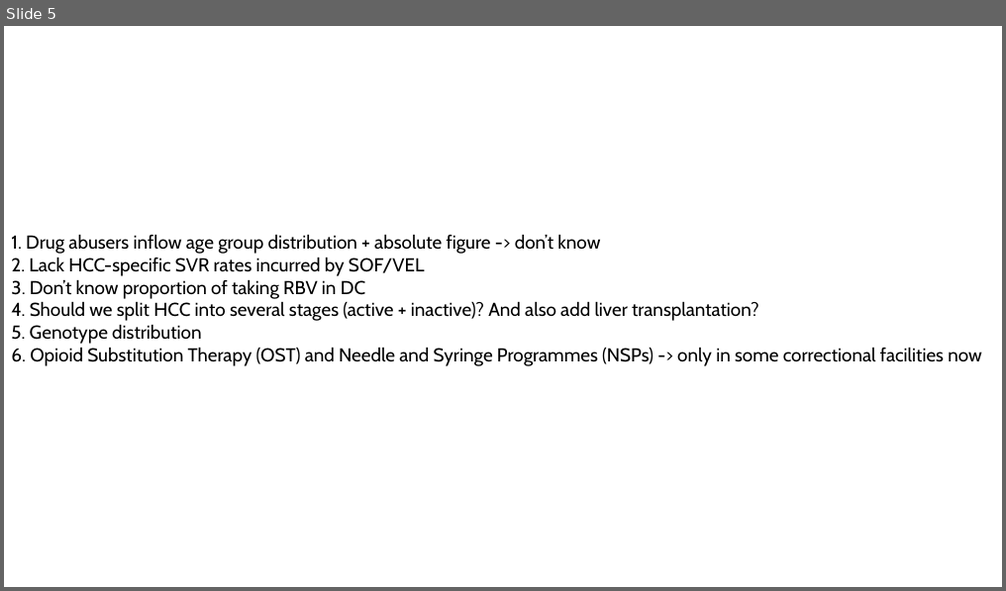
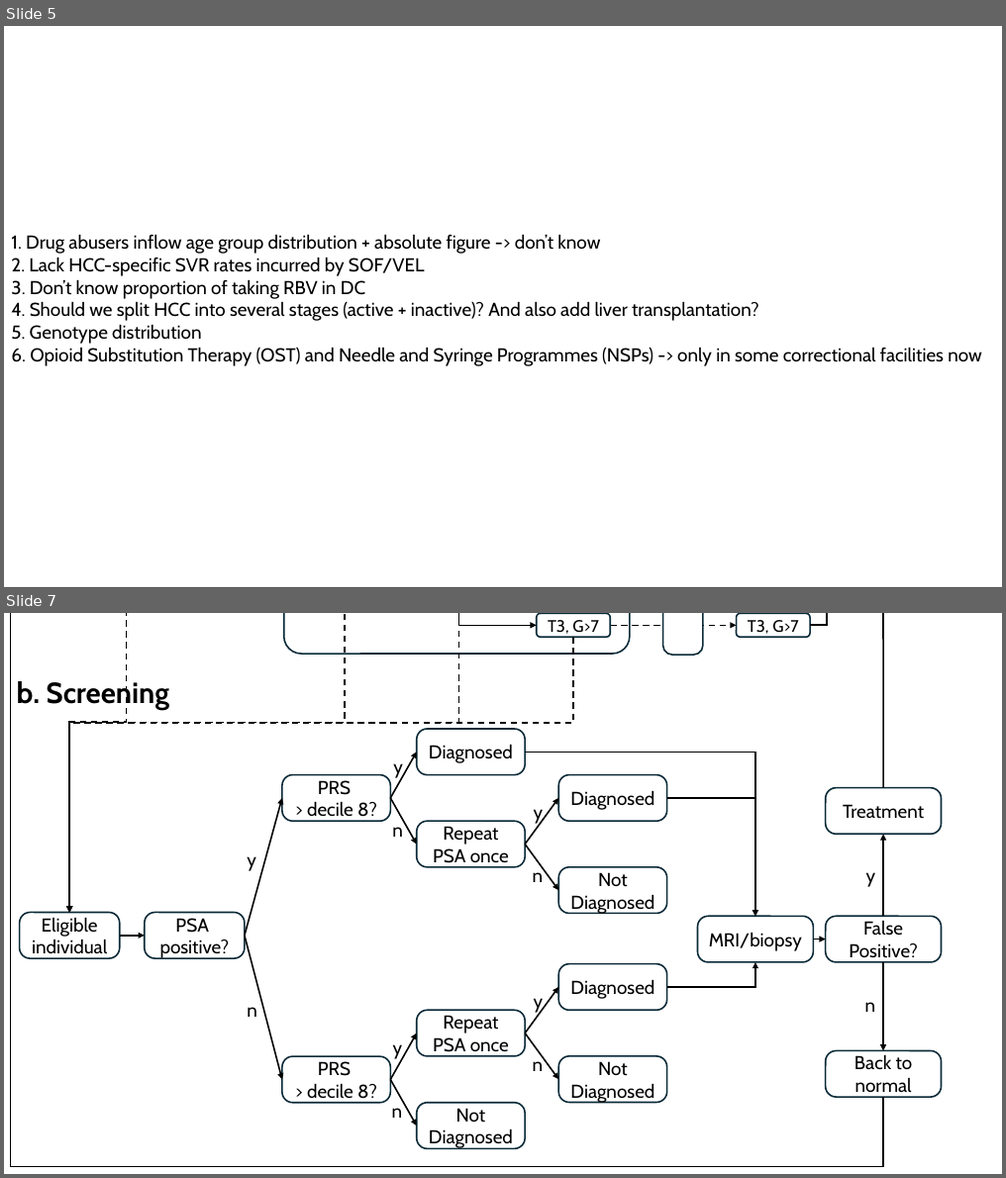
Before and after one commit to Mister-He/HepC-Transimission-Modelling, a slide deck: Model schematic.pptx. Shown one above the other, each under a label of ours: slide 5 before the commit, slides 5 and 7 after it; the slides between them are not shown. The pictures are 1006x591 and 1006x1178 pixels, drawn with LibreOffice and Linux fonts; fonts in the diff are those of the drawing; background and template pictures are left out. Boxes give left, top, right and bottom in pixels: in the first picture for what was removed or moved away, otherwise in the second. Text is boxed around its words. In the diff, an @@ line names an element or a change of style, - is before the commit and + after.

```diff
--- a/Model schematic.pptx
+++ b/Model schematic.pptx
@@ slide 7 added at (x1=4, y1=613, x2=1002, y2=1174), background #FFFFFF @@
@@ group added at (x1=4, y1=613, x2=950, y2=1174): 21 rounded rectangles, 16 arrows, 12 texts, 10 elbow arrows, 1 rectangle @@
+T3, G>7
+T3, G>7
+Clinical Diagnosis
+Eligible individual
+PRS
+> decile 8?
+PSA
+positive?
+PRS
+> decile 8?
+Diagnosed
+Repeat PSA once
+Repeat PSA once
+Not Diagnosed
+Diagnosed
+Not Diagnosed
+Diagnosed
+Not Diagnosed
+MRI/biopsy
+False
+Positive?
+Treatment
+Back to normal
+y
+n
+y
+n
+y
+n
+y
+n
+y
+n
+y
+n
+b. Screening
```
Also in this commit, not shown: 2 other slides added.
